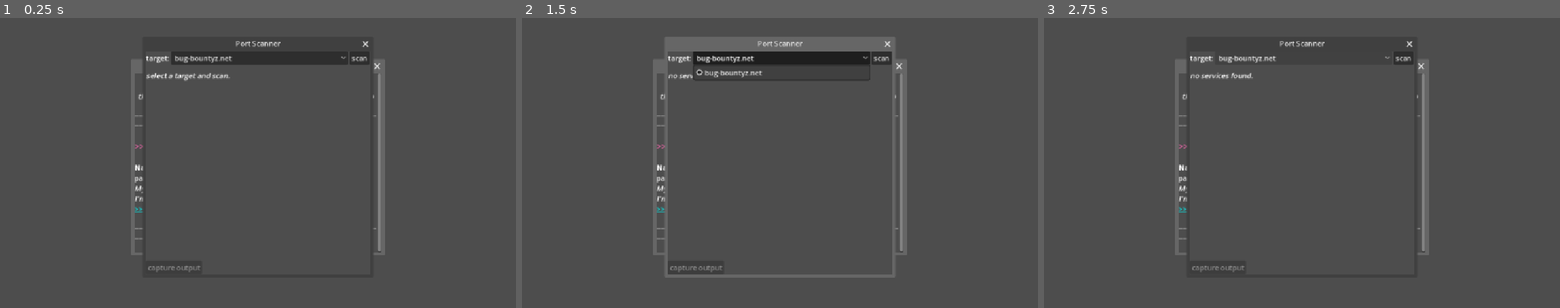
Above: before the commit, frames 1-3 (left to right).
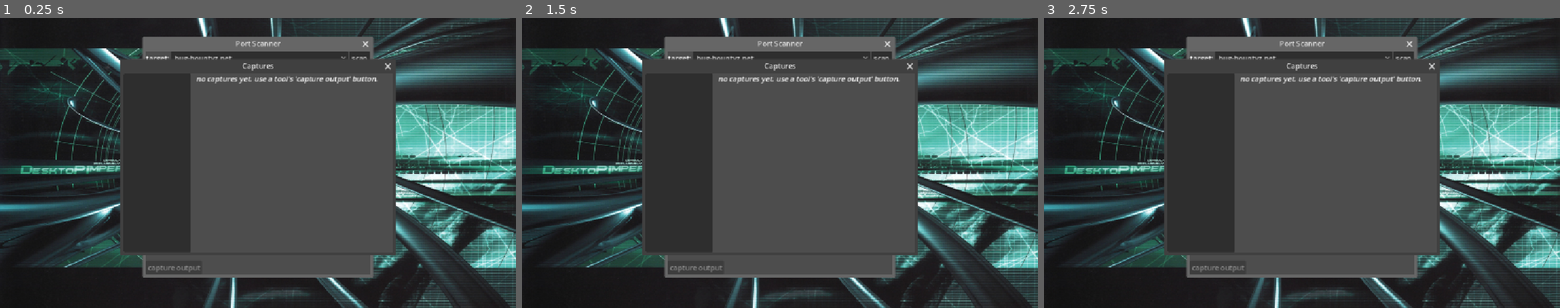
Above: after the commit, the same moments.

Repository: samiser/bug-bountyz
Game: Godot game, scene res://main.tscn
Two runs of this game, one before a commit and one after it. Both use one fixed random seed, a clock stepped at 60 frames per second and the inputs below.
Inputs:
- Up to frame 1 (0.25 s): no input
- Up to frame 2 (1.5 s): click "scan" at 0.5 s; click "bug-bountyz.net" at 1.25 s
- Up to frame 3 (2.75 s): click "bug-bountyz.net" at 2 s

The runs differ from the first frame. In frame 1, 67% of the frame differs, in the area x 0-100%, y 0-100%; in frame 2, 66%; in frame 3, 67%.

Commit message:
added capture window

Diff:
--- /dev/null
+++ b/captures_notebook.tscn
@@ -0,0 +1,22 @@
+[gd_scene format=3 uid="uid://cnbkxh3pq8m4w"]
+
+[ext_resource type="Script" path="res://scripts/captures_notebook.gd" id="1_cn"]
+
+[node name="CapturesNotebook" type="HSplitContainer" unique_id=2200001 node_paths=PackedStringArray("list", "detail")]
+anchors_preset = 15
+anchor_right = 1.0
+anchor_bottom = 1.0
+grow_horizontal = 2
+grow_vertical = 2
+split_offset = 150
+script = ExtResource("1_cn")
+list = NodePath("ItemList")
+detail = NodePath("RichTextLabel")
+
+[node name="ItemList" type="ItemList" parent="." unique_id=2200002]
+layout_mode = 2
+
+[node name="RichTextLabel" type="RichTextLabel" parent="." unique_id=2200003]
+layout_mode = 2
+bbcode_enabled = true
+scroll_active = true
--- a/main.tscn
+++ b/main.tscn
@@ -3,6 +3,8 @@
 [ext_resource type="PackedScene" uid="uid://d2adpvcxffyp4" path="res://browser.tscn" id="1_ig7tw"]
 [ext_resource type="AudioStream" uid="uid://b7m0wy1o3k83b" path="res://audio/pc_fan_loop.wav" id="2_0xm2m"]
 [ext_resource type="PackedScene" uid="uid://k1b3xm4saaks" path="res://port_scanner.tscn" id="2_h2yge"]
+[ext_resource type="PackedScene" uid="uid://cnbkxh3pq8m4w" path="res://captures_notebook.tscn" id="3_cn"]
+[ext_resource type="Texture2D" uid="uid://dwmkwc3l6puik" path="res://wallpaper.png" id="5_lquwl"]
 
 [node name="Main" type="Control" unique_id=1822029631]
 layout_mode = 3
@@ -45,7 +47,25 @@
 
 [node name="PortScanner" parent="Window3" unique_id=1864047590 instance=ExtResource("2_h2yge")]
 
+[node name="Window4" type="Window" parent="." unique_id=1700000001]
+oversampling_override = 1.0
+title = "Captures"
+initial_position = 1
+size = Vector2i(600, 400)
+
+[node name="CapturesNotebook" parent="Window4" unique_id=1700000002 instance=ExtResource("3_cn")]
+split_offsets = PackedInt32Array(150)
+
 [node name="Ambience" type="AudioStreamPlayer2D" parent="." unique_id=2120516250]
 stream = ExtResource("2_0xm2m")
 volume_db = 10.0
 autoplay = true
+
+[node name="TextureRect" type="TextureRect" parent="." unique_id=1855100586]
+layout_mode = 1
+anchors_preset = 15
+anchor_right = 1.0
+anchor_bottom = 1.0
+grow_horizontal = 2
+grow_vertical = 2
+texture = ExtResource("5_lquwl")
--- /dev/null
+++ b/scripts/captures_notebook.gd
@@ -0,0 +1,27 @@
+extends HSplitContainer
+
+@export var list : ItemList
+@export var detail : RichTextLabel
+
+func _ready() -> void:
+	Engagement.capture_added.connect(_on_capture_added)
+	list.item_selected.connect(_on_selected)
+	_refresh()
+
+func _refresh() -> void:
+	list.clear()
+	for capture in Engagement.captures:
+		list.add_item("[%s] %s" % [capture.source_tool, ", ".join(capture.tags)])
+	if Engagement.captures.is_empty():
+		detail.text = "[i]no captures yet. use a tool's 'capture output' button.[/i]"
+
+func _on_capture_added(_capture: Dictionary) -> void:
+	_refresh()
+
+func _on_selected(idx: int) -> void:
+	var capture : Dictionary = Engagement.captures[idx]
+	detail.text = "[b]source:[/b] %s\n[b]tags:[/b] %s\n\n%s" % [
+		capture.source_tool,
+		", ".join(capture.tags),
+		capture.content,
+	]
--- a/scripts/engagement.gd
+++ b/scripts/engagement.gd
@@ -14,7 +14,9 @@
 	detection += amount
 	detection_changed.emit(detection)
 
-func add_capture(content: String, source_tool: String, tags: Array[String]) -> void:
+func add_capture(content: String, source_tool: String, tags: Array[String]) -> bool:
+	if has_capture(source_tool, tags):
+		return false
 	var capture := {
 		"content": content,
 		"source_tool": source_tool,
@@ -24,6 +26,13 @@
 	captures.append(capture)
 	capture_added.emit(capture)
 	print("captured: " + source_tool + " " + str(tags))
+	return true
+
+func has_capture(source_tool: String, tags: Array[String]) -> bool:
+	for c in captures:
+		if c.source_tool == source_tool and c.tags == tags:
+			return true
+	return false
 
 func discover_page(url: String) -> void:
 	if not discovered_pages.has(url):
--- a/scripts/port_scanner.gd
+++ b/scripts/port_scanner.gd
@@ -40,6 +40,9 @@
 
 	if site == null or site.fingerprints.is_empty():
 		output_label.text = "[i]no services found.[/i]"
+		_last_output = ""
+		_last_output_tags = []
+		_update_capture_button()
 		Sound.play_error()
 		return
 
@@ -50,9 +53,7 @@
 	output_label.text = output
 	detection_label.text = "detection: +5%"
 	Engagement.add_detection(5)
-
-	capture_button.disabled = false
-	capture_button.text = "capture output"
+	_update_capture_button()
 	Sound.play_click()
 
 func _format_scan(target: String, fingerprints: Array[String]) -> String:
@@ -66,6 +67,17 @@
 
 func _on_capture_pressed() -> void:
 	Engagement.add_capture(_last_output, "port_scanner", _last_output_tags)
-	capture_button.disabled = true
-	capture_button.text = "captured ✓"
+	_update_capture_button()
 	Sound.play_click()
+
+func _update_capture_button() -> void:
+	if _last_output.is_empty():
+		capture_button.disabled = true
+		capture_button.text = "capture output"
+		return
+	if Engagement.has_capture("port_scanner", _last_output_tags):
+		capture_button.disabled = true
+		capture_button.text = "captured ✓"
+	else:
+		capture_button.disabled = false
+		capture_button.text = "capture output"
Not shown, added: scripts/captures_notebook.gd.uid
Binary file added: wallpaper.png
Not shown, added: wallpaper.png.import
